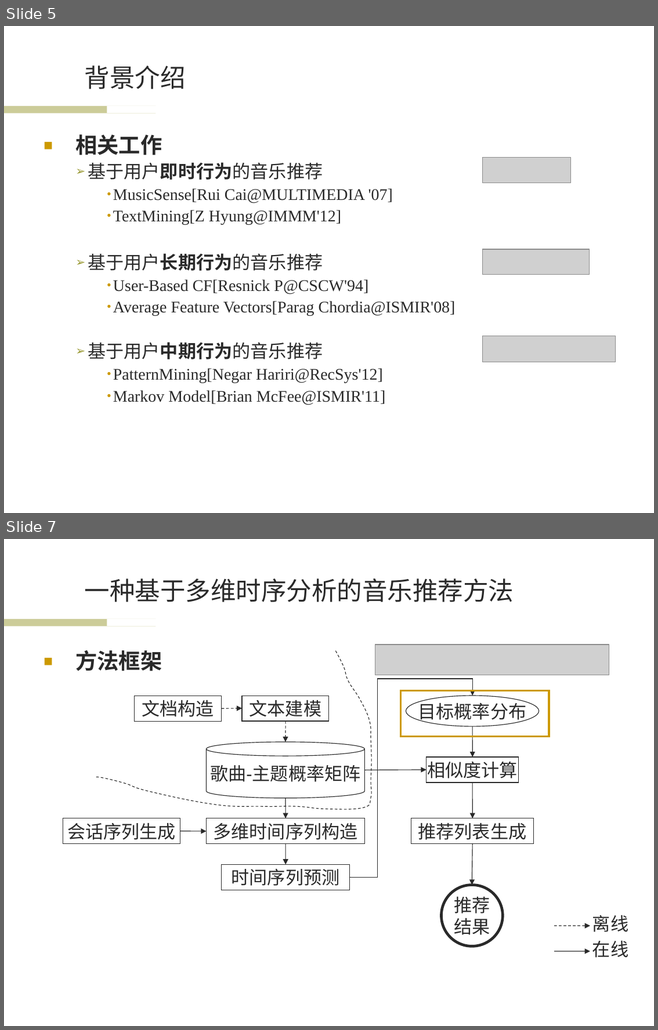
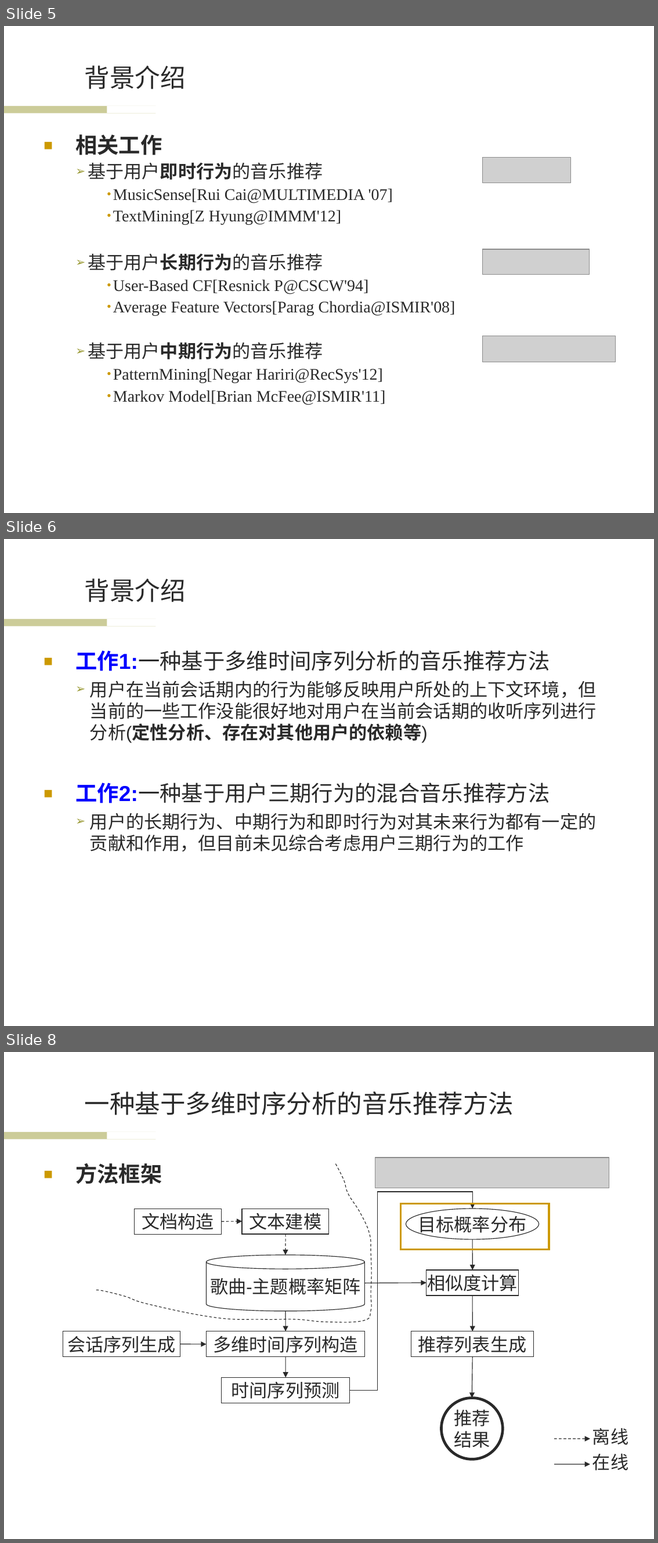
Before and after one commit to wwssttt/NJUThesis, a slide deck: ppt/一种基于时间序列分析的个性化音乐推荐系统及其实现.ppt. Shown one above the other, each under a label of ours: slides 5 and 7 before the commit, slides 5, 6 and 8 after it; the slides between them are not shown. The pictures are 658x1030 and 658x1543 pixels, drawn with LibreOffice and Linux fonts; fonts in the diff are those of the drawing; grey boxes stand for pictures; background and template pictures are left out. Boxes give left, top, right and bottom in pixels: in the first picture for what was removed or moved away, otherwise in the second. Text is boxed around its words. In the diff, an @@ line names an element or a change of style, - is before the commit and + after.

```diff
--- a/ppt/一种基于时间序列分析的个性化音乐推荐系统及其实现.ppt
+++ b/ppt/一种基于时间序列分析的个性化音乐推荐系统及其实现.ppt
@@ slide 6 added at bbox=[4, 539, 654, 1026], background #FFFFFF; not listed: 2 template elements that a slide beside it also shows @@
@@ title added at bbox=[85, 578, 186, 602], 28 pt, text #292929 @@
+背景介绍
@@ text added at bbox=[75, 650, 596, 852], 20 pt, text #292929 @@
+■ 工作1:一种基于多维时间序列分析的音乐推荐方法
+  ➢ 用户在当前会话期内的行为能够反映用户所处的上下文环境，但当前的一些工作没能很好地对用户在当前会话期的收听序列进行分析(定性分析、存在对其他用户的依赖等)
+■ 工作2:一种基于用户三期行为的混合音乐推荐方法
+  ➢ 用户的长期行为、中期行为和即时行为对其未来行为都有一定的贡献和作用，但目前未见综合考虑用户三期行为的工作
@@ what was slide 7 is now slide 8 @@
```
Also in this commit, not shown: 6 slides changed, 2 other slides added, 1 slide removed.
